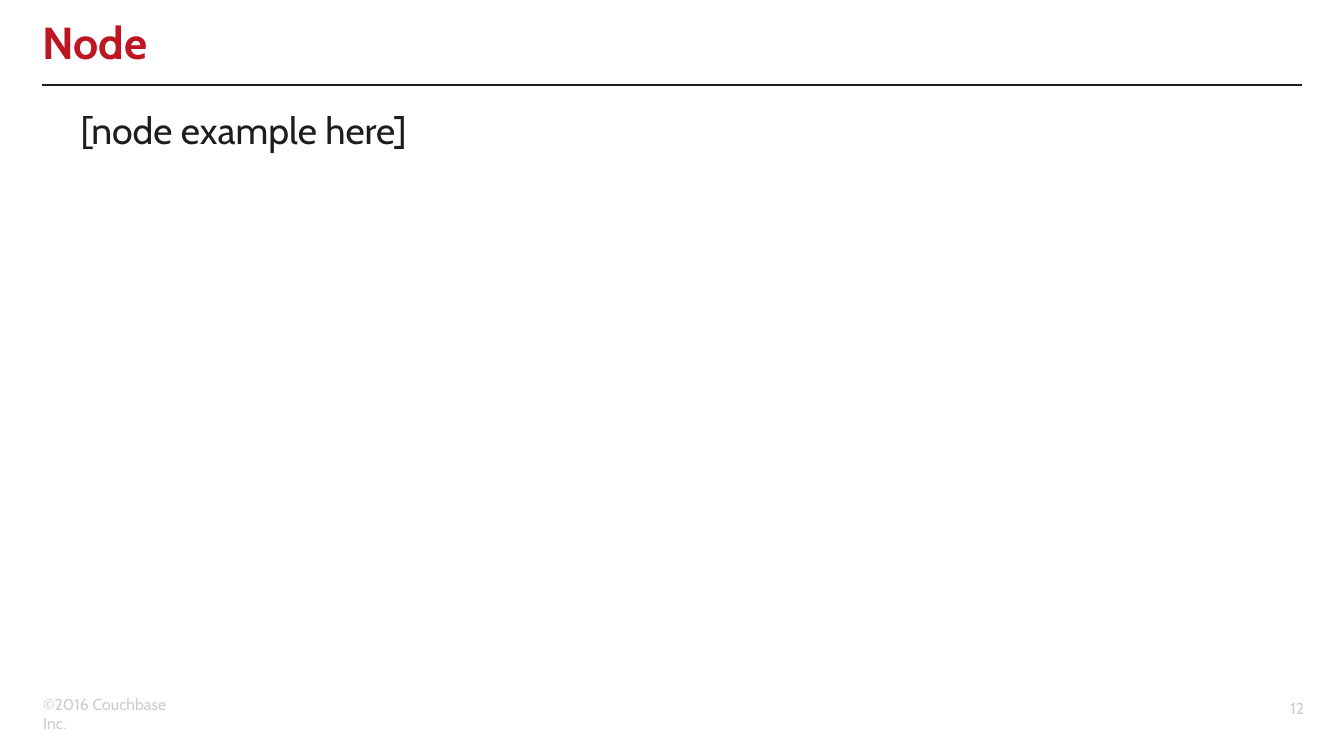
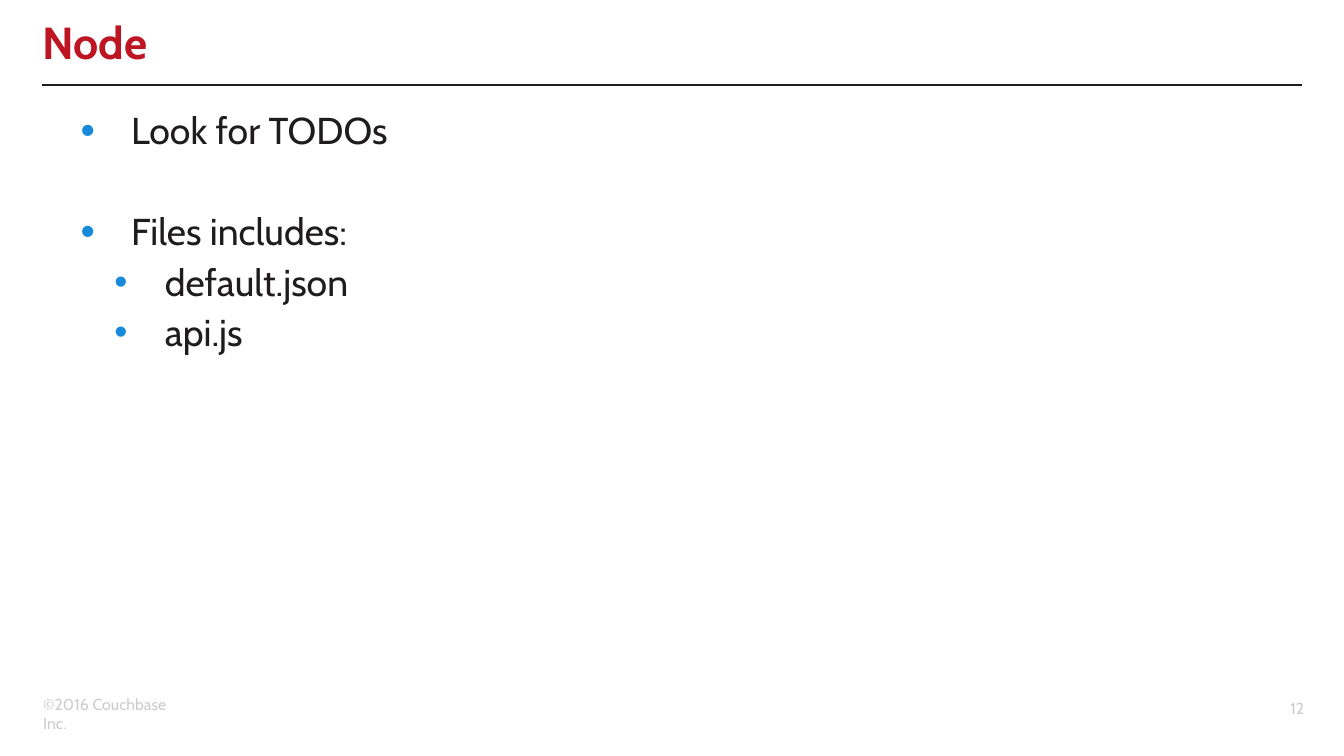
Before and after one commit to clint77/workshop, a slide deck: slide 12 of connect2016/developer/03/03.pptx. Drawn at 1344x756 pixels with LibreOffice and Linux fonts; fonts in the diff are those of the drawing; background and template pictures are left out. Boxes give left, top, right and bottom in pixels: in the first picture for what was removed or moved away, otherwise in the second. Text is boxed around its words. In the diff, an @@ line names an element or a change of style, - is before the commit and + after.

Commit message:
TODO code for part 3 node, updated corresponding slides for part 3

```diff
--- a/connect2016/developer/03/03.pptx
+++ b/connect2016/developer/03/03.pptx
@@ text at (131,116,388,355): text changed @@
-[node example here]
+• Look for TODOs
+• Files includes:
+  • default.json
+  • api.js
```
Also in this commit, not shown: 2 other slides changed, 13 other files.
